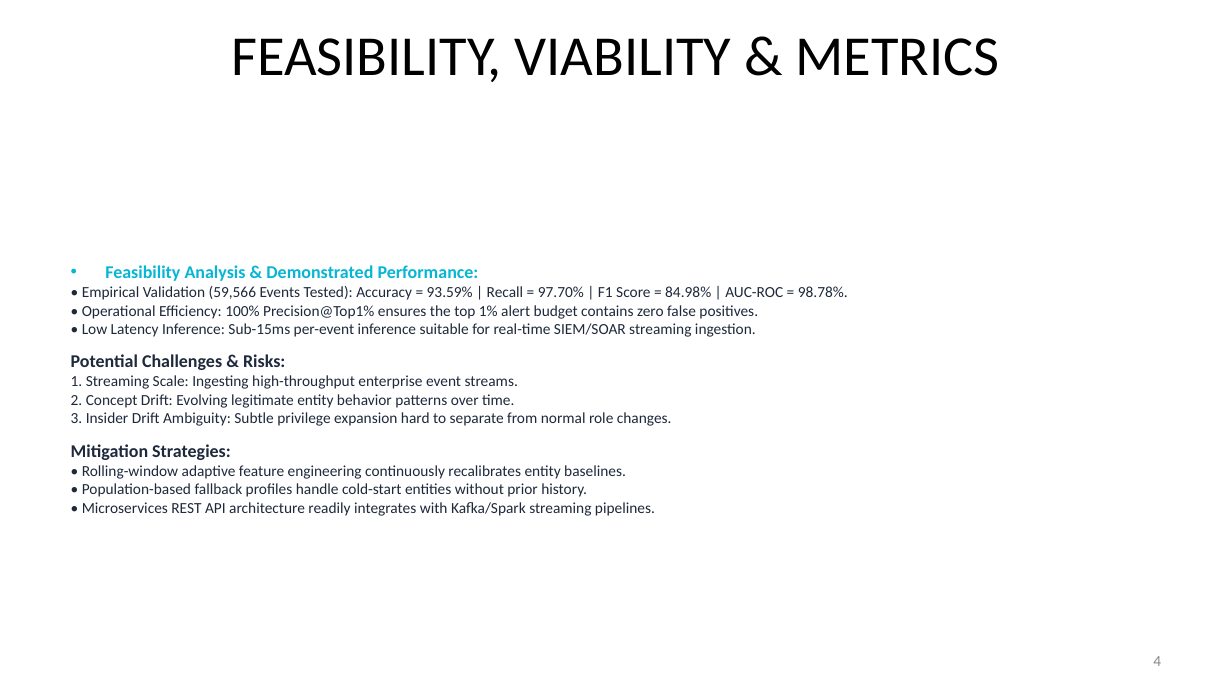
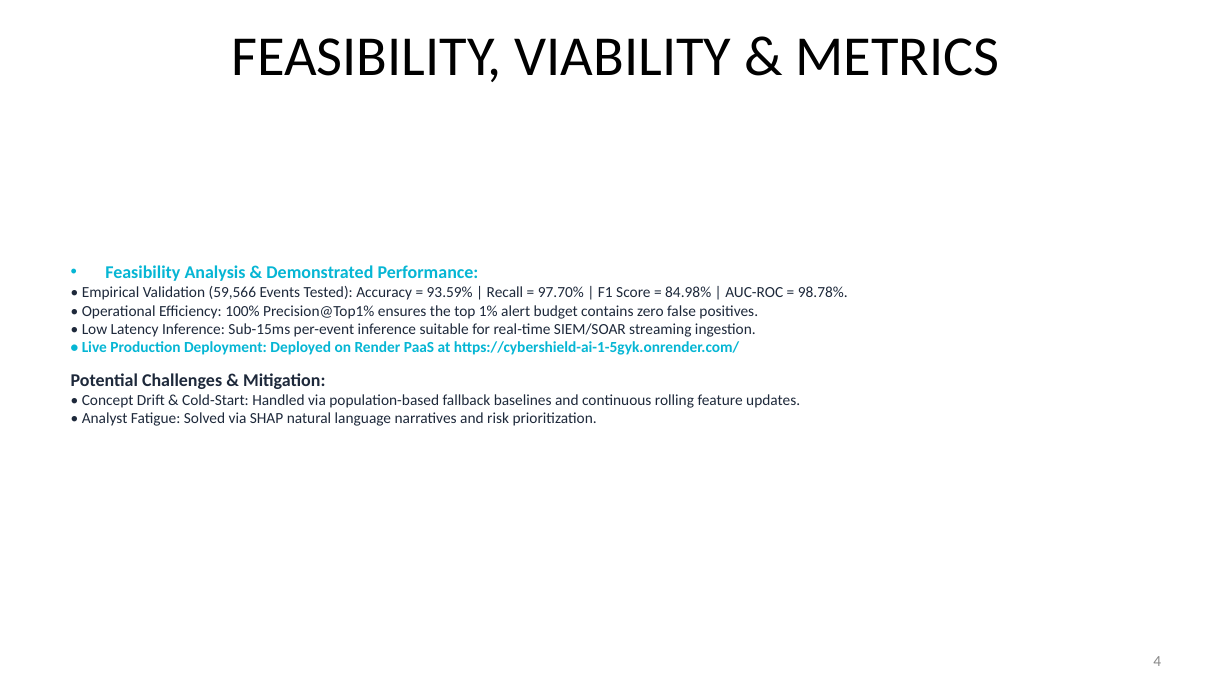
Before and after one commit to Prasanth4689/CyberShield-AI, a slide deck: slide 4 of CyberShield_AI_Idea_Submission.pptx. Drawn at 1232x693 pixels with LibreOffice and Linux fonts; fonts in the diff are those of the drawing. Boxes give left, top, right and bottom in pixels: in the first picture for what was removed or moved away, otherwise in the second. Text is boxed around its words. In the diff, an @@ line names an element or a change of style, - is before the commit and + after.

Commit message:
Update Solution Report and Source Code Docs to high-quality Chrome PDF exports with executive Inter typography, badges, and deployed Render website URL

```diff
--- a/CyberShield_AI_Idea_Submission.pptx
+++ b/CyberShield_AI_Idea_Submission.pptx
@@ text at (71, 341, 800, 426): text changed @@
-Potential Challenges & Risks:
-1. Streaming Scale: Ingesting high-throughput enterprise event streams.
-2. Concept Drift: Evolving legitimate entity behavior patterns over time.
-3. Insider Drift Ambiguity: Subtle privilege expansion hard to separate from normal role changes.
-Mitigation Strategies:
-• Rolling-window adaptive feature engineering continuously recalibrates entity baselines.
-• Population-based fallback profiles handle cold-start entities without prior history.
-• Microservices REST API architecture readily integrates with Kafka/Spark streaming pipelines.
+• Live Production Deployment: Deployed on Render PaaS at https://cybershield-ai-1-5gyk.onrender.com/
+Potential Challenges & Mitigation:
+• Concept Drift & Cold-Start: Handled via population-based fallback baselines and continuous rolling feature updates.
+• Analyst Fatigue: Solved via SHAP natural language narratives and risk prioritization.
```
Also in this commit, not shown: 5 other slides changed, 5 other files.
